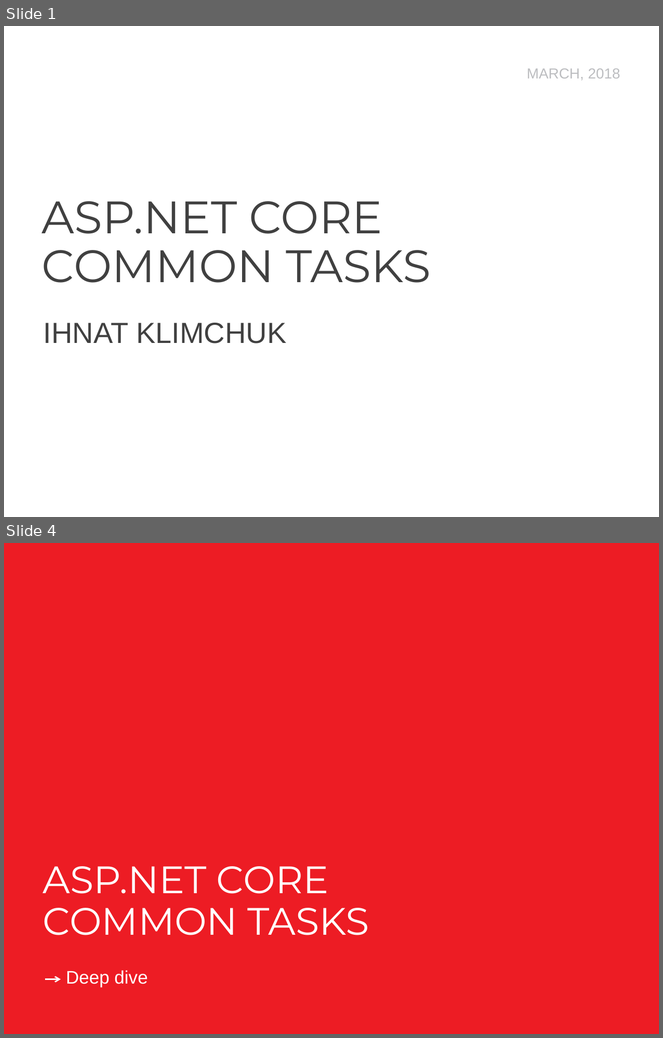
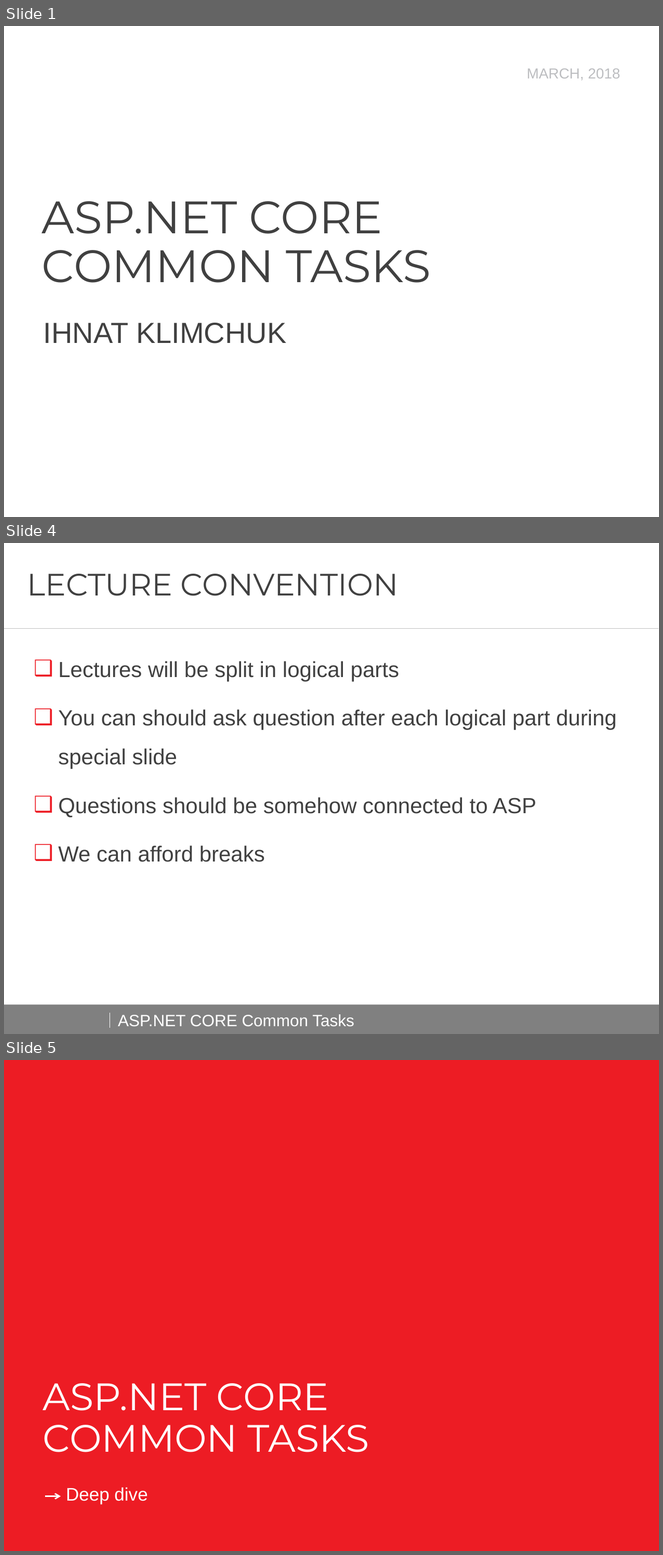
Before and after one commit to AndreiShenets/ASP.NET-Lectures, a slide deck: docs/ASP.NET CORE - Common Tasks - iTechArt 2018.pptx. Shown one above the other, each under a label of ours: slides 1 and 4 before the commit, slides 1, 4 and 5 after it; the slides between them are not shown. The pictures are 663x1038 and 663x1555 pixels, drawn with LibreOffice and Linux fonts; fonts in the diff are those of the drawing; background and template pictures are left out. Boxes give left, top, right and bottom in pixels: in the first picture for what was removed or moved away, otherwise in the second. Text is boxed around its words. In the diff, an @@ line names an element or a change of style, - is before the commit and + after.

Commit message:
Updating lections with convention, goals and plan

```diff
--- a/docs/ASP.NET CORE - Common Tasks - iTechArt 2018.pptx
+++ b/docs/ASP.NET CORE - Common Tasks - iTechArt 2018.pptx
@@ slide 4 added at <box>4,543,659,1034</box>, background #FFFFFF @@
@@ title added at <box>27,574,398,596</box>, 34 pt, text #404040 @@
+LECTURE CONVENTION
@@ page number added at <box>637,574,659,594</box>, 12 pt, text #FFFFFF @@
+4
@@ line added from (4, 629) to (659, 629), #BFBFBF 0.5 pt @@
@@ text added at <box>58,661,617,862</box>, 24 pt, text #404040 @@
+❑ Lectures will be split in logical parts
+❑ You can should ask question after each logical part during special slide
+❑ Questions should be somehow connected to ASP
+❑ We can afford breaks
@@ rectangle added at <box>4,1005,659,1034</box>, fill #808080 @@
@@ line added from (110, 1013) to (110, 1029), #FFFFFF 0.5 pt @@
@@ text added at <box>118,1015,354,1027</box>, 18 pt, text #FFFFFF @@
+ASP.NET CORE Common Tasks
@@ what was slide 4 is now slide 5 @@
```
Also in this commit, not shown: 2 slides changed, 7 other slides added, 1 slide removed, 2 other files.
